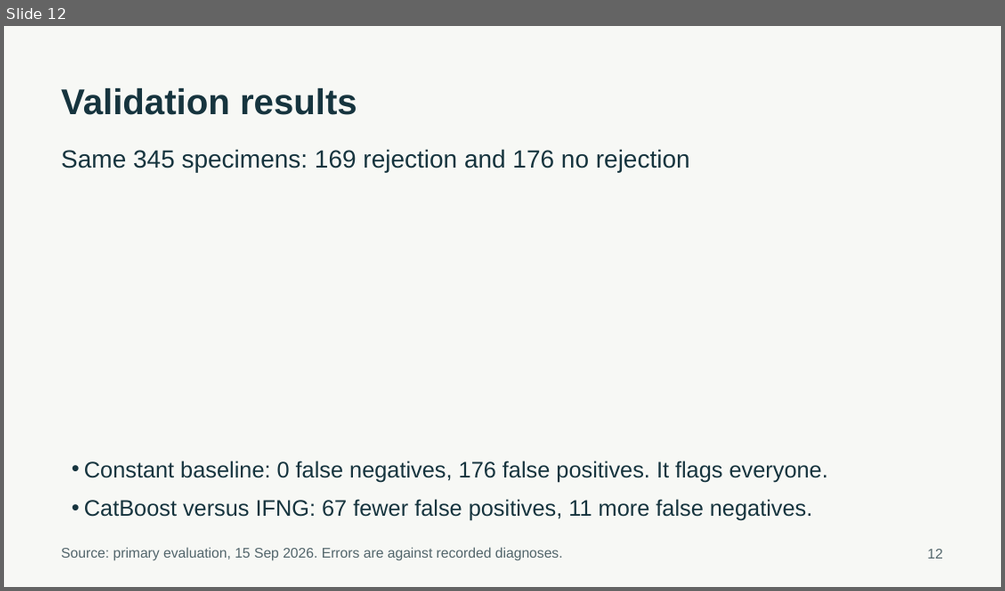
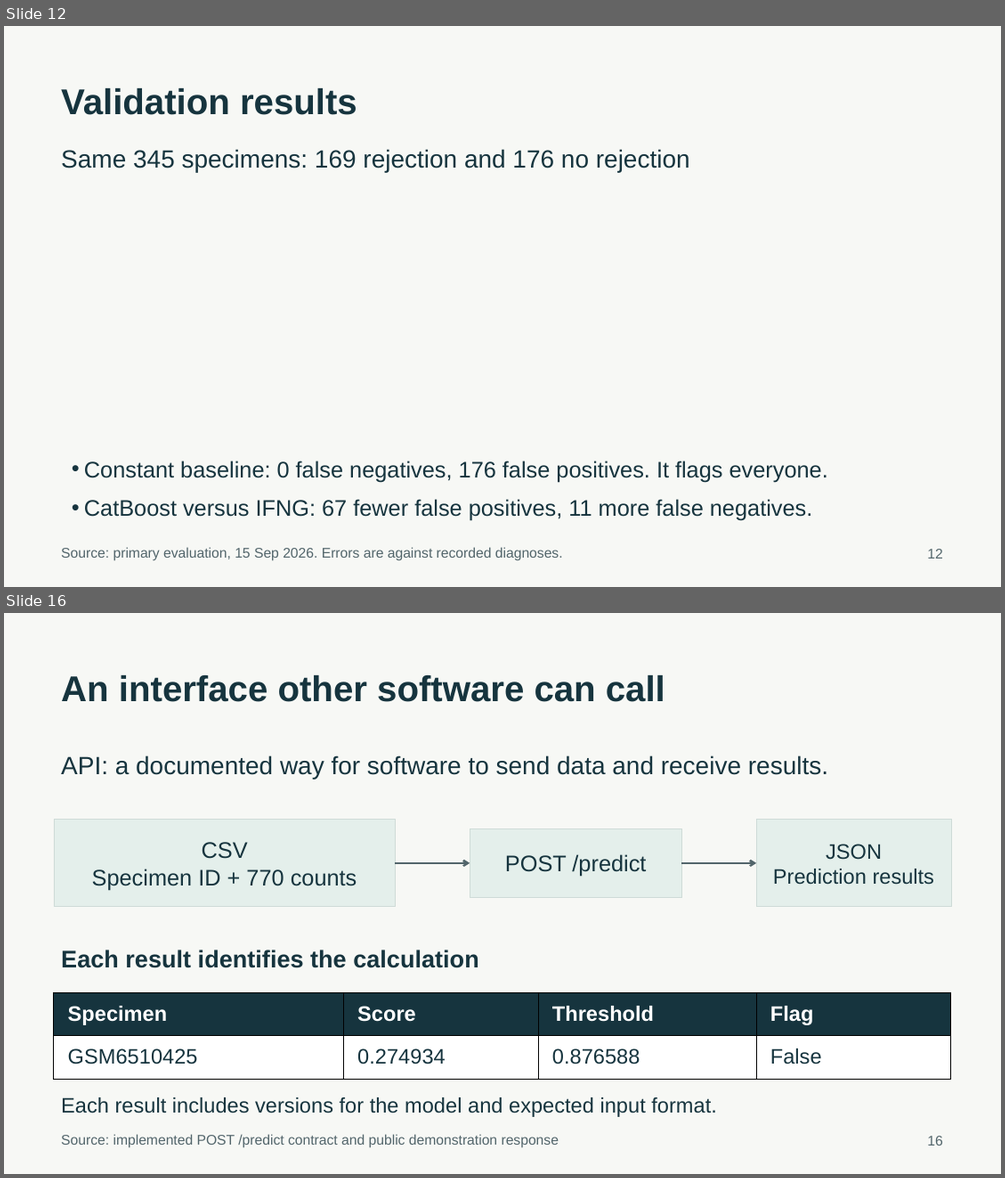
Before and after one commit to ca34525/Kidney-Biopsy-Rejection-Classifier, a slide deck: presentation/unos_kidney_biopsy.pptx. Shown one above the other, each under a label of ours: slide 12 before the commit, slides 12 and 16 after it; the slides between them are not shown. The pictures are 1005x591 and 1005x1178 pixels, drawn with LibreOffice and Linux fonts; fonts in the diff are those of the drawing. Boxes give left, top, right and bottom in pixels: in the first picture for what was removed or moved away, otherwise in the second. Text is boxed around its words. In the diff, an @@ line names an element or a change of style, - is before the commit and + after.

```diff
--- a/presentation/unos_kidney_biopsy.pptx
+++ b/presentation/unos_kidney_biopsy.pptx
@@ slide 16 added at bbox=[4, 613, 1001, 1174], background #F7F8F5 @@
@@ text added at bbox=[61, 675, 665, 702], 34.5 pt, text #16343E, bold @@
+An interface other software can call
@@ text added at bbox=[61, 755, 828, 779], 24 pt, text #16343E @@
+API: a documented way for software to send data and receive results.
@@ rectangle added at bbox=[54, 819, 395, 907], fill #E4EFEB, outline #CEDBD7 0.75 pt, 21.8 pt, text #16343E @@
+CSV
+Specimen ID + 770 counts
@@ rectangle added at bbox=[756, 819, 951, 907], fill #E4EFEB, outline #CEDBD7 0.75 pt, 20.2 pt, text #16343E @@
+JSON
+Prediction results
@@ rectangle added at bbox=[469, 829, 681, 898], fill #E4EFEB, outline #CEDBD7 0.75 pt, 21.8 pt, text #16343E @@
+POST /predict
@@ arrow added from (395, 863) to (469, 863), #52656B 1.88 pt @@
@@ arrow added from (681, 863) to (756, 863), #52656B 1.88 pt @@
@@ text added at bbox=[61, 949, 478, 968], 23.2 pt, text #16343E, bold @@
+Each result identifies the calculation
@@ table added at bbox=[54, 992, 952, 1078], 2 rows, 4 columns @@
+Specimen | Score | Threshold | Flag
+GSM6510425 | 0.274934 | 0.876588 | False
@@ text added at bbox=[61, 1097, 716, 1117], 20.2 pt, text #16343E @@
+Each result includes versions for the model and expected input format.
@@ text added at bbox=[61, 1134, 559, 1148], 13.5 pt, text #52656B @@
+Source: implemented POST /predict contract and public demonstration response
@@ text added at bbox=[927, 1135, 942, 1145], 13.5 pt, text #52656B @@
+16
```
Also in this commit, not shown: 1 slide changed, 5 other slides added, 15 slides removed, 32 other files.
